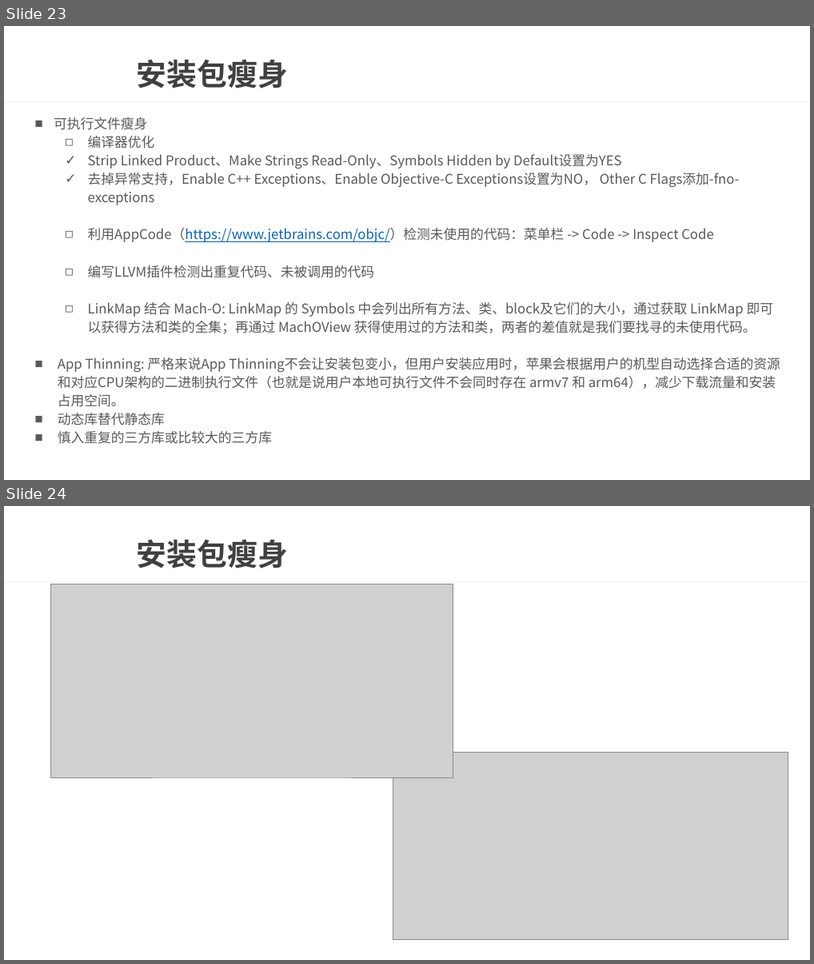
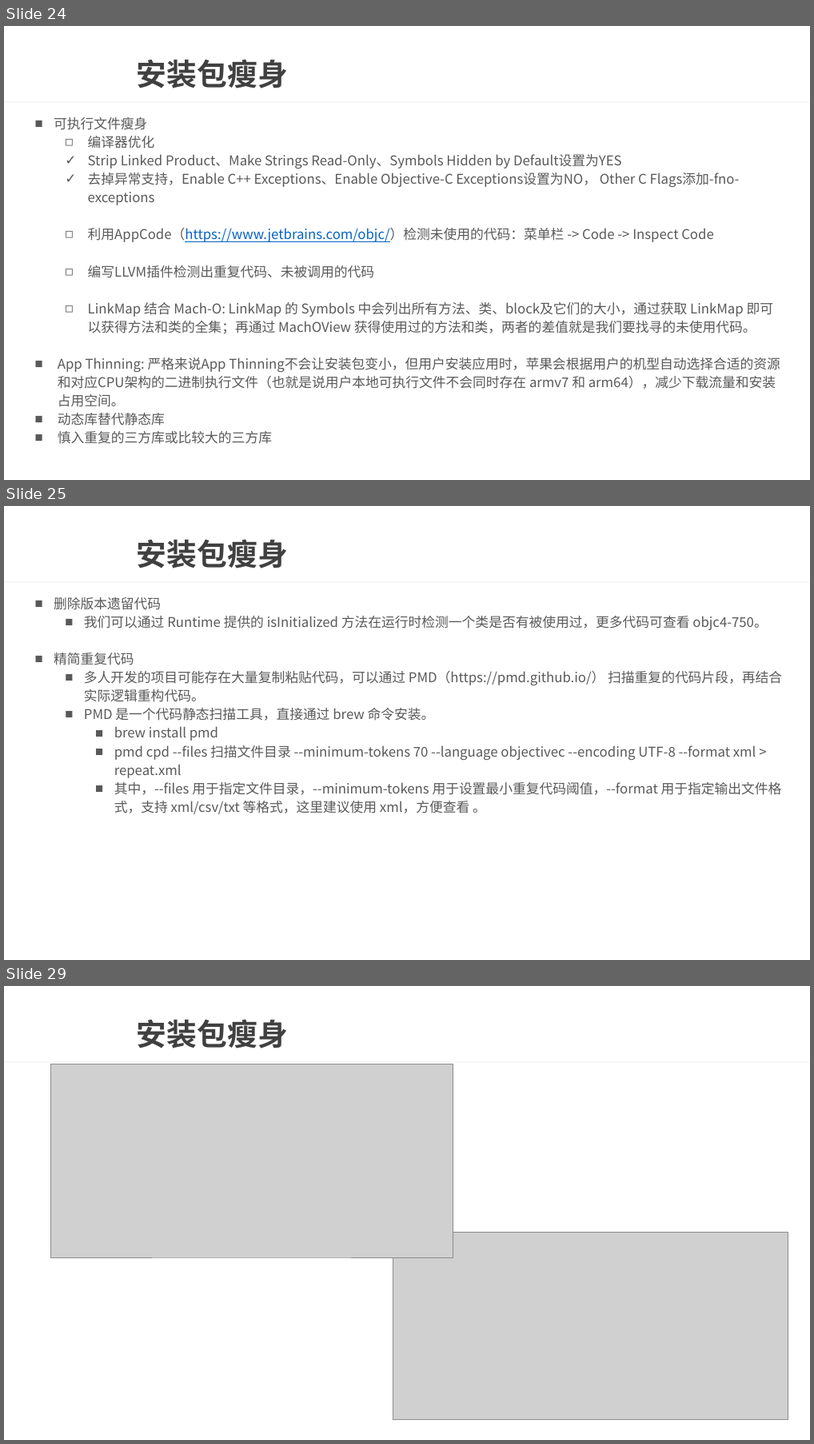
Before and after one commit to wtj900/wtj900.github.io, a slide deck: file/面试文档/06-性能优化.pptx. Shown one above the other, each under a label of ours: slides 23 and 24 before the commit, slides 24, 25 and 29 after it; the slides between them are not shown. The pictures are 814x964 and 814x1444 pixels, drawn with LibreOffice and Linux fonts; fonts in the diff are those of the drawing; grey boxes stand for pictures; background and template pictures are left out. Boxes give left, top, right and bottom in pixels: in the first picture for what was removed or moved away, otherwise in the second. Text is boxed around its words. In the diff, an @@ line names an element or a change of style, - is before the commit and + after.

```diff
--- a/file/面试文档/06-性能优化.pptx
+++ b/file/面试文档/06-性能优化.pptx
@@ slide 25 added at [4, 506, 810, 960], background picture (left out); not listed: 1 template element that a slide beside it also shows @@
@@ title added at [137, 539, 288, 568], 36 pt, text #404040, bold @@
+安装包瘦身
@@ text added at [54, 597, 782, 814], 16 pt, text #595959 @@
+■ 删除版本遗留代码
+  ■ 我们可以通过 Runtime 提供的 isInitialized 方法在运行时检测一个类是否有被使用过，更多代码可查看 objc4-750。
+■ 精简重复代码
+  ■ 多人开发的项目可能存在大量复制粘贴代码，可以通过 PMD（https://pmd.github.io/） 扫描重复的代码片段，再结合实际逻辑重构代码。
+  ■ PMD 是一个代码静态扫描工具，直接通过 brew 命令安装。
+    ■ brew install pmd
+    ■ pmd cpd --files 扫描文件目录 --minimum-tokens 70 --language objectivec --encoding UTF-8 --format xml > repeat.xml
+    ■ 其中，--files 用于指定文件目录，--minimum-tokens 用于设置最小重复代码阈值，--format 用于指定输出文件格式，支持 xml/csv/txt 等格式，这里建议使用 xml，方便查看 。
@@ what was slide 23 is now slide 24 @@
@@ what was slide 24 is now slide 29 @@
```
Also in this commit, not shown: 3 slides changed, 5 other slides added.
